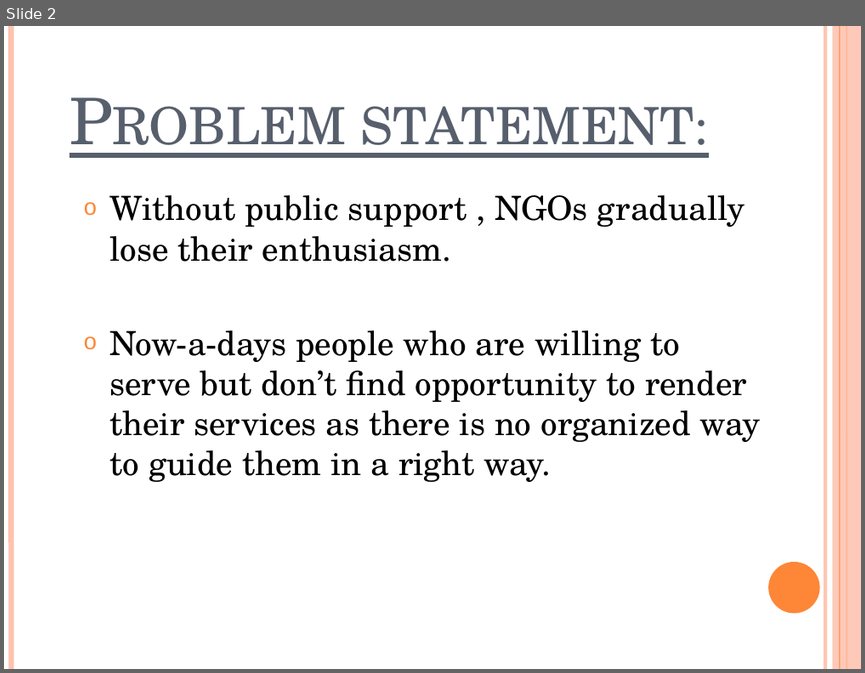
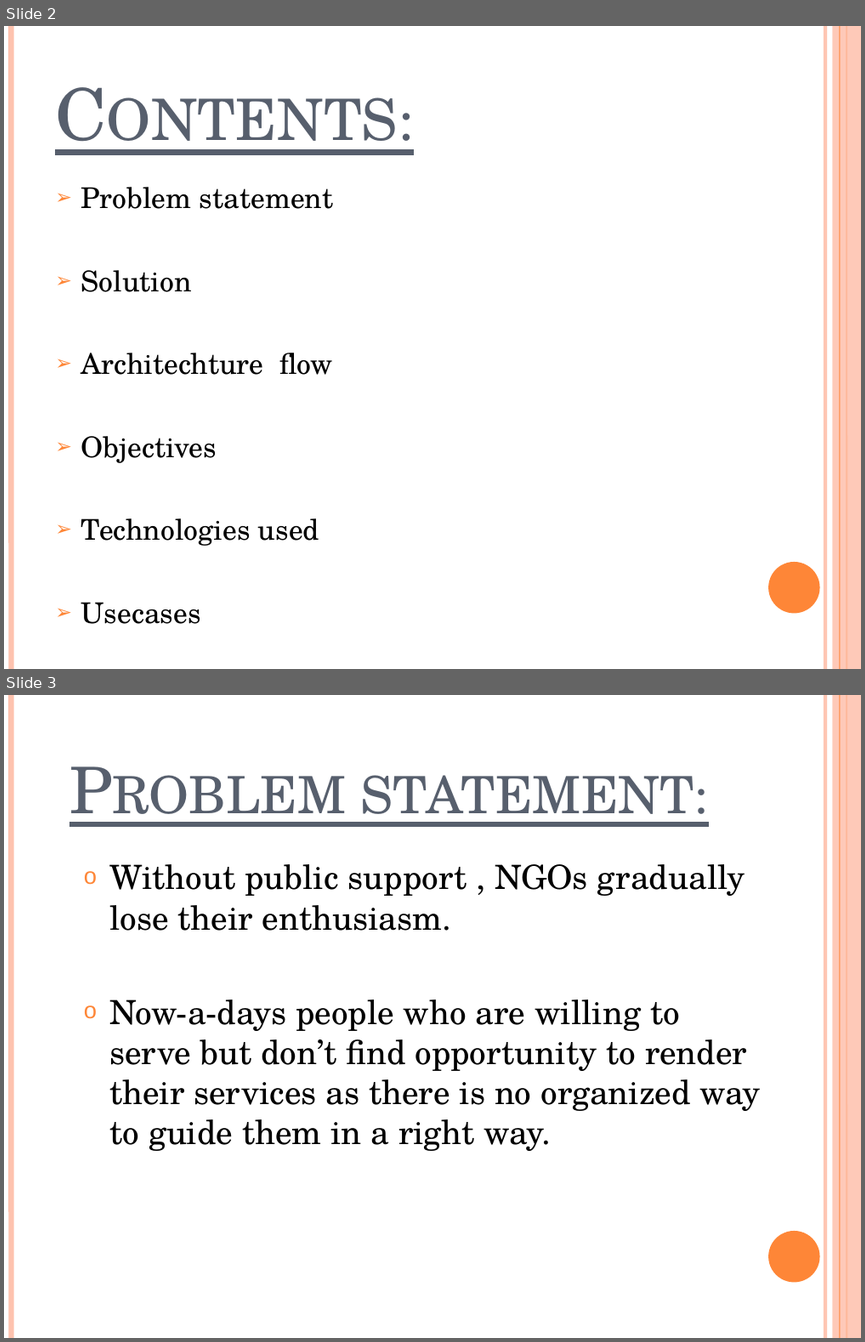
Before and after one commit to bhavikavanka/theme-based-project, a slide deck: Theme based project- organisation app.pptm. Shown one above the other, each under a label of ours: slide 2 before the commit, slides 2 and 3 after it. The pictures are 865x673 and 865x1342 pixels, drawn with LibreOffice and Linux fonts; fonts in the diff are those of the drawing. Boxes give left, top, right and bottom in pixels: in the first picture for what was removed or moved away, otherwise in the second. Text is boxed around its words. In the diff, an @@ line names an element or a change of style, - is before the commit and + after.

```diff
--- a/Theme based project- organisation app.pptm
+++ b/Theme based project- organisation app.pptm
@@ slide 2 added at [4,26,861,669], background #FFFFFF; not listed: 6 template elements that a slide beside it also shows @@
@@ title added at [46,52,747,159], 60 pt, text #575F6D, underline, small capitals @@
+Contents:
@@ text added at [81,187,333,624], 24 pt, text #000000 @@
+➢ Problem statement
+➢ Solution
+➢ Architechture flow
+➢ Objectives
+➢ Technologies used
+➢ Usecases
@@ what was slide 2 is now slide 3 @@
```
Also in this commit, not shown: 3 slides changed, 2 other slides added.
